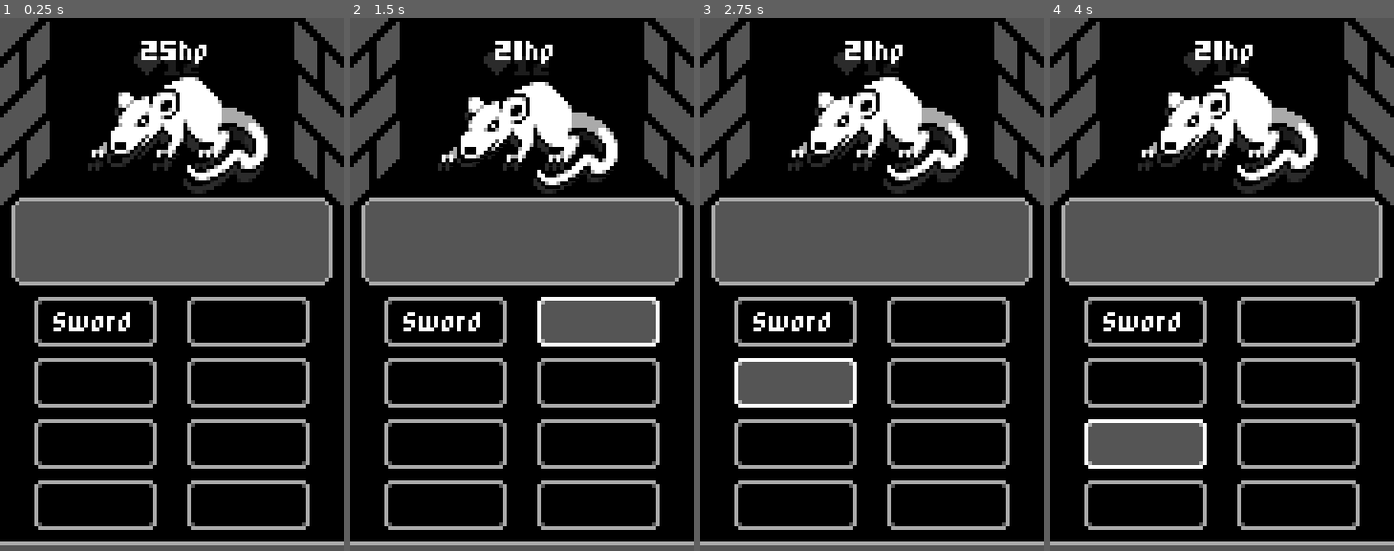
Above: before the commit, frames 1-4 (left to right).
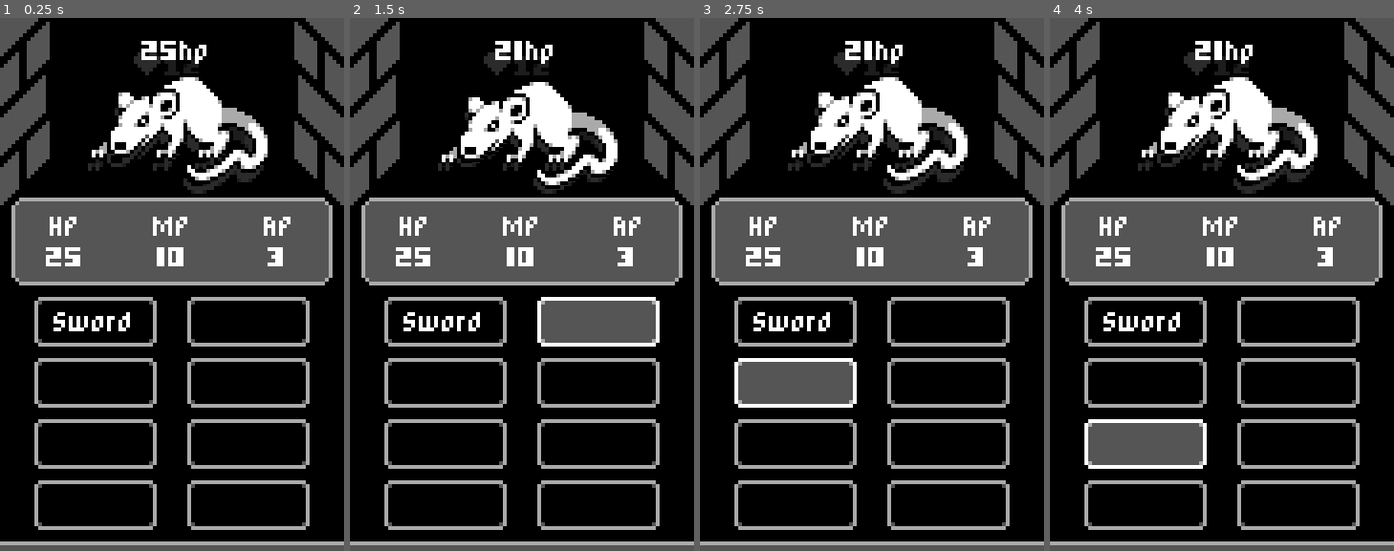
Above: after the commit, the same moments.

Repository: paulovgtb/mobile-rpg
Game: Godot game, scene res://battle.tscn
Two runs of this game, one before a commit and one after it. Both use one fixed random seed, a clock stepped at 60 frames per second and the inputs below.
Inputs (mouse positions are in pixels of both pictures, inside the frame that each line leads up to):
- Up to frame 1 (0.25 s): no input
- Up to frame 2 (1.5 s): click "Sword" at 0.5 s; click (597, 321) at 1.25 s
- Up to frame 3 (2.75 s): click (796, 380) at 2 s
- Up to frame 4 (4 s): click (1297, 380) at 2.75 s; click (1146, 444) at 3.5 s

The runs differ from the first frame. In frame 1, 1.1% of the frame differs, in the area x 13-85%, y 37-47%; in frame 2, 1.1%; in frame 3, 1.1%; in frame 4, 1.1%.

Commit message:
Creates stats label and connects it to the player stats

Diff:
--- a/PlayerStats.gd
+++ b/PlayerStats.gd
@@ -7,16 +7,19 @@
 var max_ap = 3
 var ap = max_ap setget set_ap
 
+signal hp_changed(value)
+signal mp_changed(value)
+signal ap_changed(value)
 signal end_turn
 
-func _ready():
-	pass # Replace with function body.
-
 func set_hp(value):
-	hp = value
+	hp = min(value, max_hp)
+	emit_signal("hp_changed", hp)
 
 func set_mp(value):
-	mp = value
+	mp = min(value, max_mp)
+	emit_signal("mp_changed", mp)
 
 func set_ap(value):
-	ap = value
+	ap = min(value, max_ap)
+	emit_signal("ap_changed", ap)
--- /dev/null
+++ b/StatsPanel.gd
@@ -0,0 +1,15 @@
+extends Panel
+
+onready var hpLabel = $StatsContainer/HP
+onready var mpLabel = $StatsContainer/MP
+onready var apLabel = $StatsContainer/AP
+
+
+func _on_PlayerStats_hp_changed(value):
+	hpLabel.text = "HP\n\n"+str(value)
+
+func _on_PlayerStats_mp_changed(value):
+	mpLabel.text = "MP\n\n"+str(value)
+
+func _on_PlayerStats_ap_changed(value):
+	apLabel.text = "AP\n\n"+str(value)
--- a/battle.tscn
+++ b/battle.tscn
@@ -1,10 +1,11 @@
-[gd_scene load_steps=6 format=2]
+[gd_scene load_steps=7 format=2]
 
 [ext_resource path="res://Images/Mobile RPG Mockup.png" type="Texture" id=1]
 [ext_resource path="res://Enemy.tscn" type="PackedScene" id=2]
 [ext_resource path="res://Images/Dungeon.png" type="Texture" id=3]
 [ext_resource path="res://battle.gd" type="Script" id=4]
 [ext_resource path="res://PlayerStats.gd" type="Script" id=5]
+[ext_resource path="res://StatsPanel.gd" type="Script" id=6]
 
 [node name="Battle" type="Node"]
 script = ExtResource( 4 )
@@ -36,6 +37,46 @@
 margin_top = 47.0
 margin_right = 87.0
 margin_bottom = 70.0
+script = ExtResource( 6 )
+
+[node name="StatsContainer" type="HBoxContainer" parent="UI/StatsPanel"]
+margin_right = 84.0
+margin_bottom = 23.0
+
+[node name="HP" type="Label" parent="UI/StatsPanel/StatsContainer"]
+margin_right = 28.0
+margin_bottom = 23.0
+size_flags_horizontal = 3
+size_flags_vertical = 3
+text = "HP
+
+25"
+align = 1
+valign = 1
+
+[node name="MP" type="Label" parent="UI/StatsPanel/StatsContainer"]
+margin_left = 28.0
+margin_right = 56.0
+margin_bottom = 23.0
+size_flags_horizontal = 3
+size_flags_vertical = 3
+text = "MP
+
+10"
+align = 1
+valign = 1
+
+[node name="AP" type="Label" parent="UI/StatsPanel/StatsContainer"]
+margin_left = 56.0
+margin_right = 84.0
+margin_bottom = 23.0
+size_flags_horizontal = 3
+size_flags_vertical = 3
+text = "AP
+
+3"
+align = 1
+valign = 1
 
 [node name="TextboxPanel" type="Panel" parent="UI"]
 margin_left = -2.0
@@ -109,5 +150,8 @@
 margin_bottom = 61.0
 rect_min_size = Vector2( 32, 13 )
 
+[connection signal="ap_changed" from="PlayerStats" to="UI/StatsPanel" method="_on_PlayerStats_ap_changed"]
+[connection signal="hp_changed" from="PlayerStats" to="UI/StatsPanel" method="_on_PlayerStats_hp_changed"]
+[connection signal="mp_changed" from="PlayerStats" to="UI/StatsPanel" method="_on_PlayerStats_mp_changed"]
 [connection signal="died" from="Enemy" to="." method="_on_Enemy_died"]
 [connection signal="pressed" from="UI/GridContainer/Sword" to="." method="_on_Sword_pressed"]
